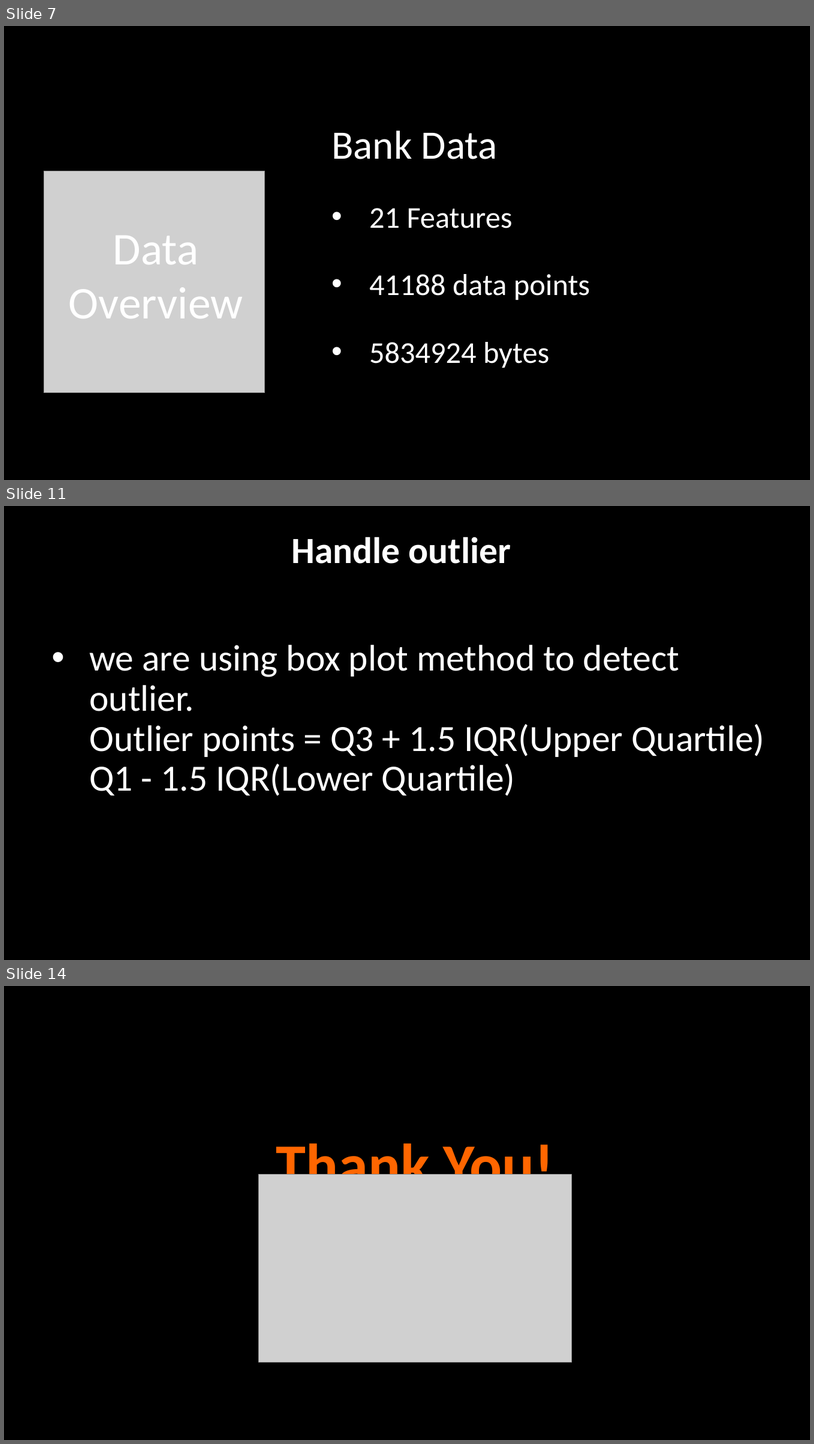
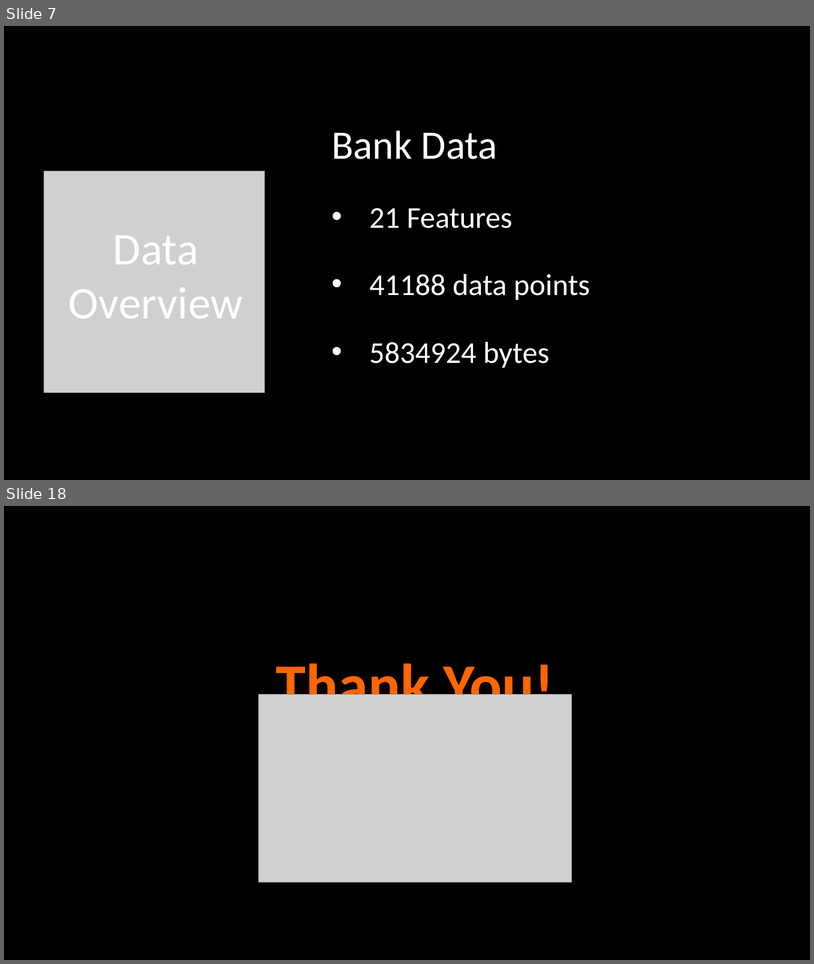
Before and after one commit to taimoorRazi/Bank-Marketing-Project, a slide deck: Week 13 - Final week/Bank Marketing Campaign Presentation.pptx. Shown one above the other, each under a label of ours: slides 7, 11 and 14 before the commit, slides 7 and 18 after it; the slides between them are not shown. The pictures are 814x1444 and 814x964 pixels, drawn with LibreOffice and Linux fonts; fonts in the diff are those of the drawing; grey boxes stand for pictures. Boxes give left, top, right and bottom in pixels: in the first picture for what was removed or moved away, otherwise in the second. Text is boxed around its words. In the diff, an @@ line names an element or a change of style, - is before the commit and + after.

```diff
--- a/Week 13 - Final week/Bank Marketing Campaign Presentation.pptx
+++ b/Week 13 - Final week/Bank Marketing Campaign Presentation.pptx
@@ slide 11 removed at (4, 506, 810, 960), background #000000 @@
@@ title removed at (291, 537, 511, 564) @@
-Handle outlier
@@ text removed at (89, 645, 765, 796) @@
-• we are using box plot method to detect outlier.
-  Outlier points = Q3 + 1.5 IQR(Upper Quartile) Q1 - 1.5 IQR(Lower Quartile)
@@ what was slide 14 is now slide 18 @@
```
Also in this commit, not shown: 1 slide changed, 9 slides added, 4 other slides removed, 1 other file.
